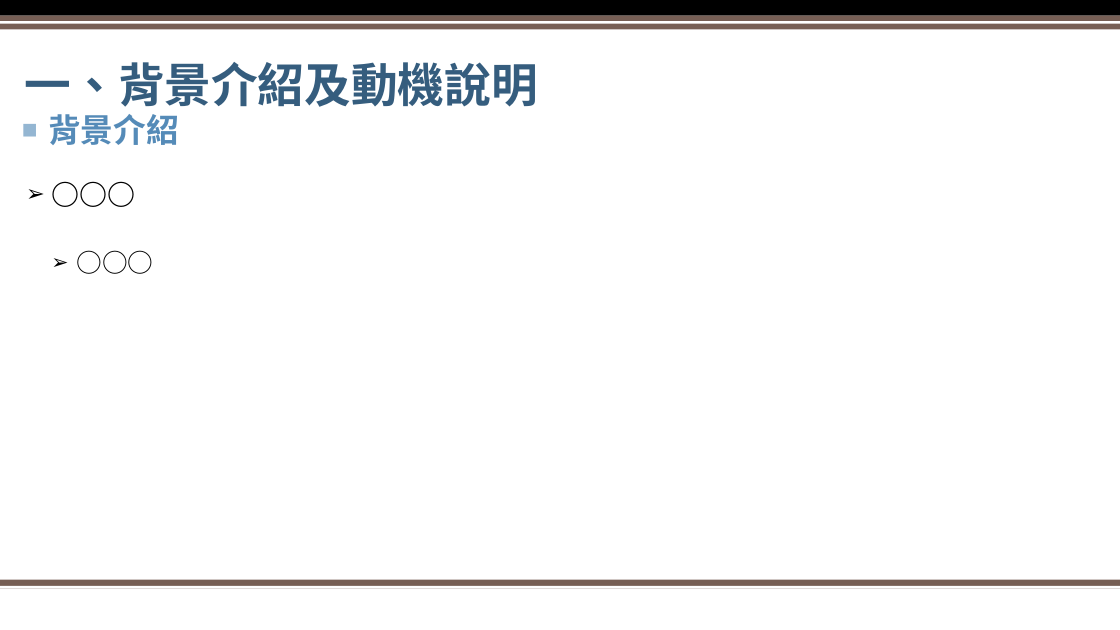
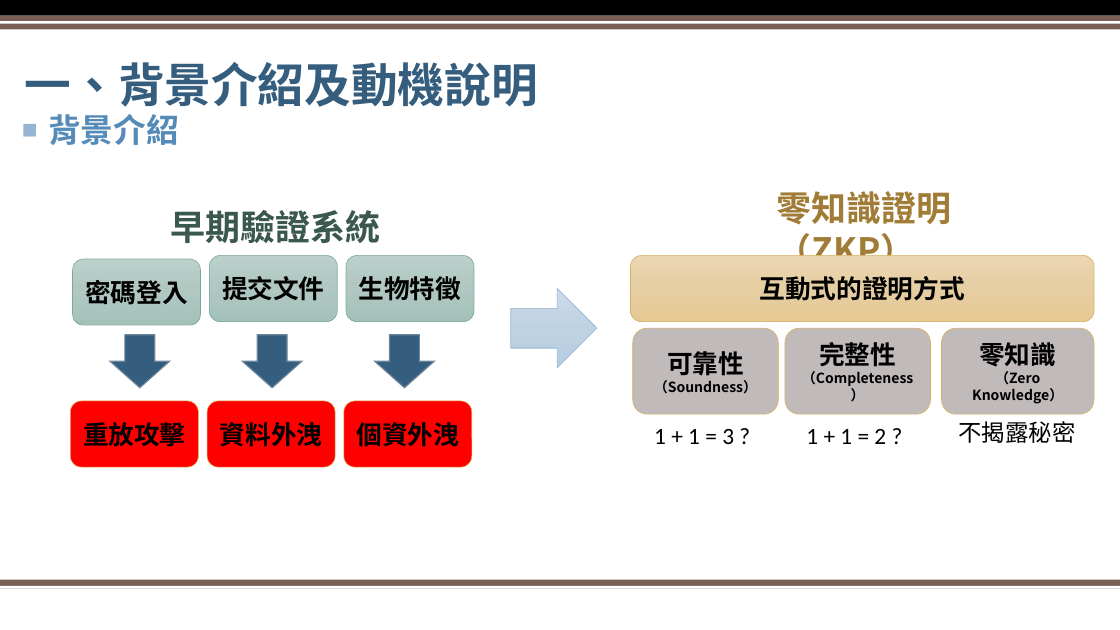
Before and after one commit to XXXaBg3619/ZKP, a slide deck: slide 4 of 密碼學期末專題簡報.pptx. Drawn at 1120x630 pixels with LibreOffice and Linux fonts; fonts in the diff are those of the drawing; background and template pictures are left out. Boxes give left, top, right and bottom in pixels: in the first picture for what was removed or moved away, otherwise in the second. Text is boxed around its words. In the diff, an @@ line names an element or a change of style, - is before the commit and + after.

```diff
--- a/密碼學期末專題簡報.pptx
+++ b/密碼學期末專題簡報.pptx
@@ text removed at box(18, 156, 1083, 559) @@
-  ➢ ○○○
-    ➢ ○○○
@@ text added at box(777, 191, 952, 256), 30 pt, text #A17C36, bold @@
+零知識證明（ZKP）
@@ text added at box(170, 210, 380, 243), 30 pt, text #3A5750, bold @@
+早期驗證系統
@@ rounded rectangle added at box(72, 259, 200, 325), fill gradient #BCD0CC to #B0C8C2 to #A4C1BA, outline #7BA79D 0.5 pt, 22 pt, text #000000, bold @@
+密碼登入
@@ rounded rectangle added at box(209, 255, 337, 322), fill gradient #BCD0CC to #B0C8C2 to #A4C1BA, outline #7BA79D 0.5 pt, 22 pt, text #000000, bold @@
+提交文件
@@ rounded rectangle added at box(346, 255, 474, 322), fill gradient #BCD0CC to #B0C8C2 to #A4C1BA, outline #7BA79D 0.5 pt, 22 pt, text #000000, bold @@
+生物特徵
@@ rounded rectangle added at box(630, 255, 1094, 322), fill gradient #EBD7B2 to #E7CFA4 to #E6C993, outline #D8B25C 0.5 pt, 22 pt, text #000000, bold @@
+互動式的證明方式
@@ right arrow added at box(511, 289, 597, 368), fill gradient #CCDCE9 to #C0D3E3 to #B6CDE1, outline #94B6D2 0.5 pt @@
@@ rounded rectangle added at box(633, 329, 778, 414), fill #C0BABA, outline #D8B25C 0.5 pt, 12 pt, text #000000, bold @@
+可靠性
+（Soundness）
@@ rounded rectangle added at box(785, 329, 930, 414), fill #C0BABA, outline #D8B25C 0.5 pt, 12 pt, text #000000, bold @@
+完整性
+（Completeness）
@@ rounded rectangle added at box(942, 329, 1095, 414), fill #C0BABA, outline #D8B25C 0.5 pt, 12 pt, text #000000, bold @@
+零知識
+（Zero Knowledge）
@@ down arrow added at box(110, 335, 170, 388), fill #355D7E, outline #6D879B 1 pt @@
@@ down arrow added at box(242, 335, 302, 388), fill #355D7E, outline #6D879B 1 pt @@
@@ down arrow added at box(375, 335, 434, 388), fill #355D7E, outline #6D879B 1 pt @@
@@ rounded rectangle added at box(71, 401, 198, 467), fill #FF0000, outline #D8B25C 0.5 pt, 22 pt, text #000000, bold @@
+重放攻擊
@@ rounded rectangle added at box(208, 401, 335, 467), fill #FF0000, outline #D8B25C 0.5 pt, 22 pt, text #000000, bold @@
+資料外洩
@@ rounded rectangle added at box(344, 401, 471, 467), fill #FF0000, outline #D8B25C 0.5 pt, 22 pt, text #000000, bold @@
+個資外洩
@@ text added at box(654, 429, 734, 444), 20 pt, text #000000 @@
+1 + 1 = 3 ?
@@ text added at box(806, 429, 886, 444), 20 pt, text #000000 @@
+1 + 1 = 2 ?
@@ text added at box(959, 421, 1076, 443), 20 pt, text #000000 @@
+不揭露秘密
```
Also in this commit, not shown: 5 other slides changed, 6 slides added.
